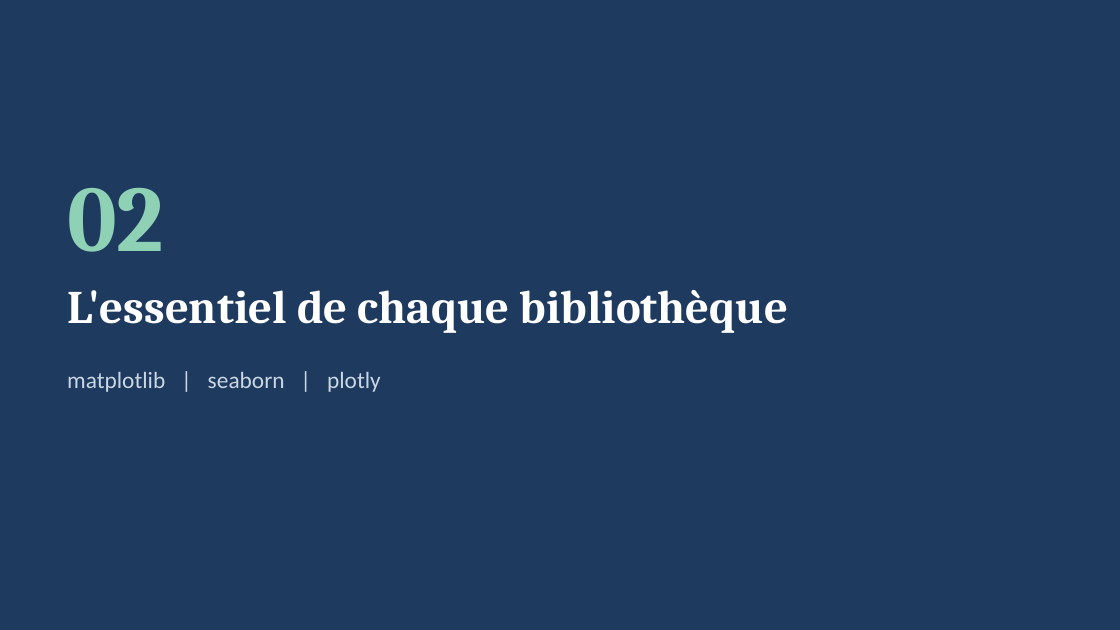
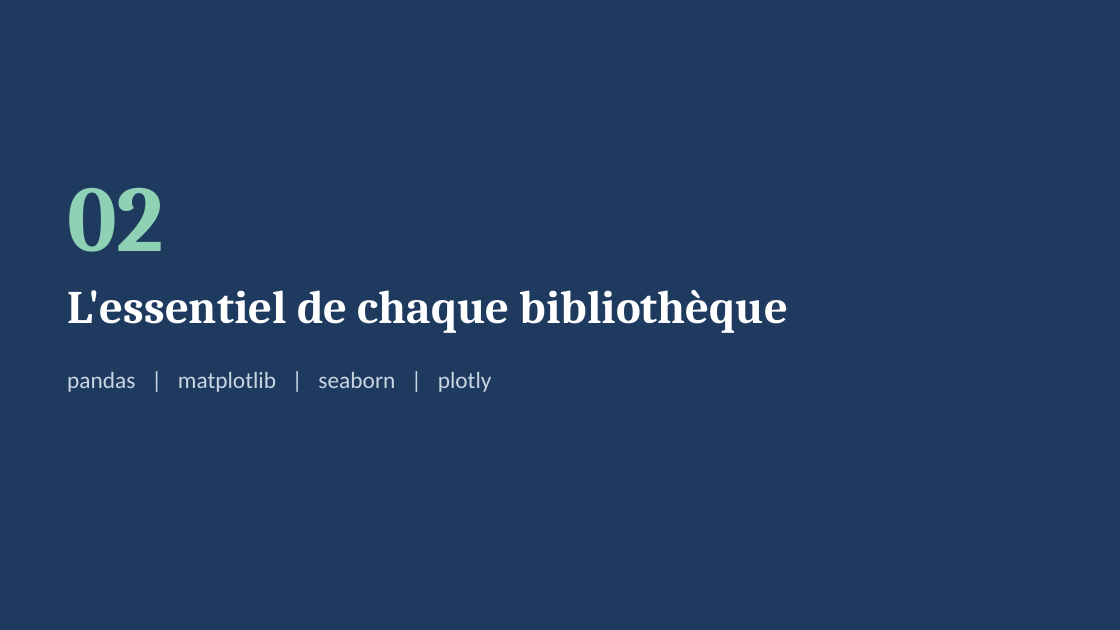
Before and after one commit to ardev2/formation-analyse-donnees-python, a slide deck: slide 7 of cours/04-jour2-apres-midi/visualisation-mini.pptx. Drawn at 1120x630 pixels with LibreOffice and Linux fonts; fonts in the diff are those of the drawing. Boxes give left, top, right and bottom in pixels: in the first picture for what was removed or moved away, otherwise in the second. Text is boxed around its words. In the diff, an @@ line names an element or a change of style, - is before the commit and + after.

```diff
--- a/cours/04-jour2-apres-midi/visualisation-mini.pptx
+++ b/cours/04-jour2-apres-midi/visualisation-mini.pptx
@@ text at (x1=67, y1=372, x2=492, y2=392): text changed @@
-matplotlib | seaborn | plotly
+pandas | matplotlib | seaborn | plotly
```
Also in this commit, not shown: 3 other slides changed, 1 slide added, 3 other files.
